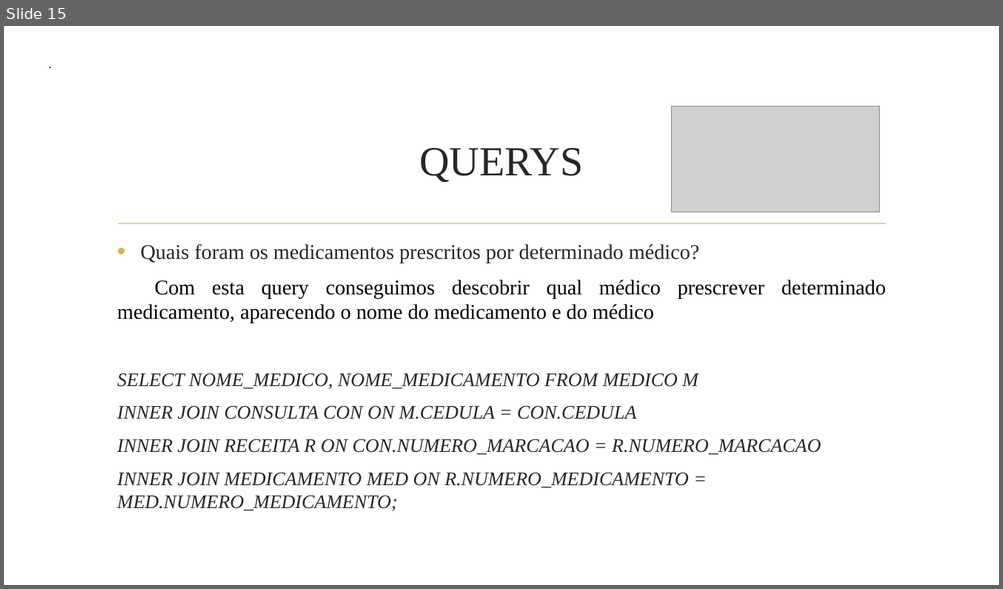
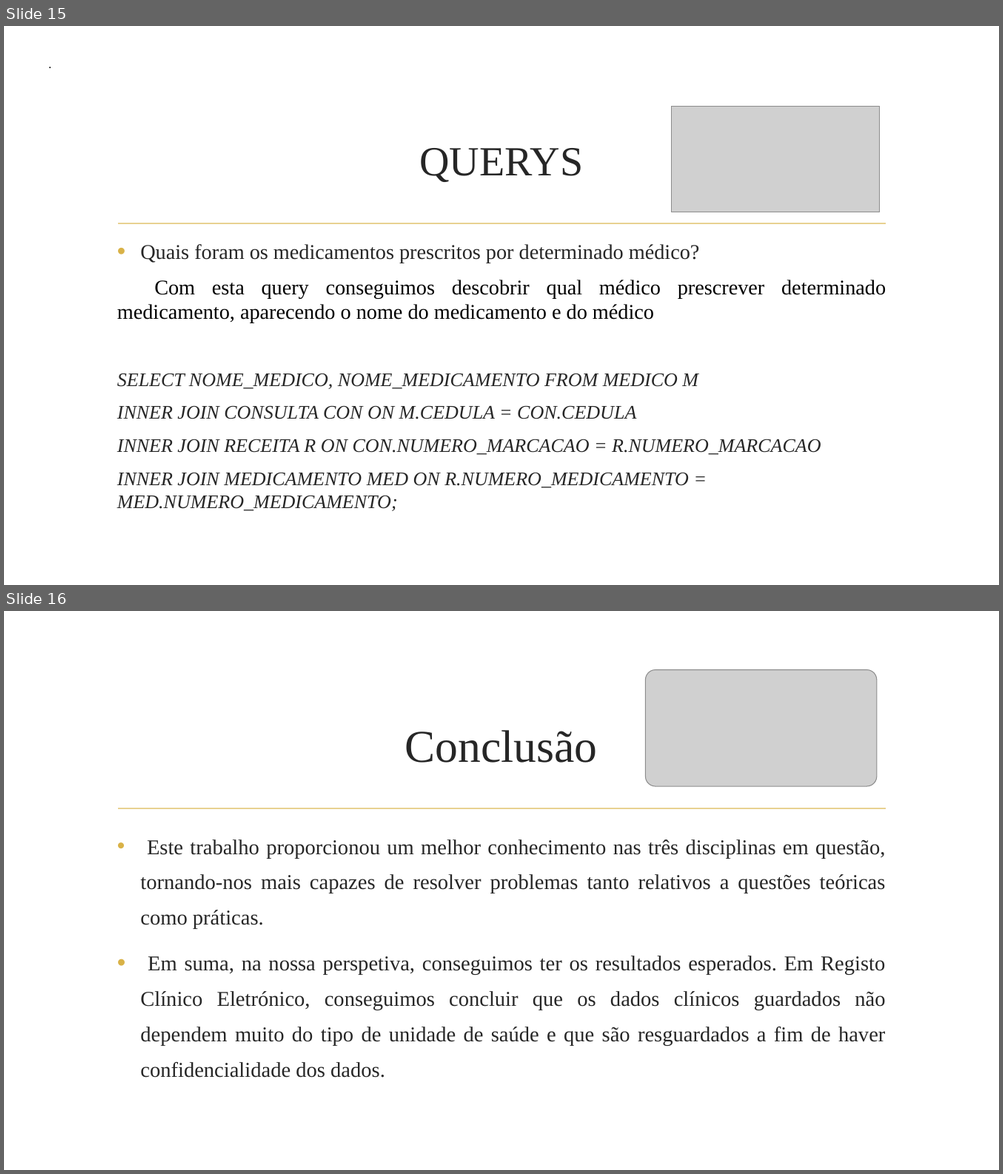
Before and after one commit to marcelo09714/registo-cl-nico-electr-nico-, a slide deck: Apresentação.pptx. Shown one above the other, each under a label of ours: slide 15 before the commit, slides 15 and 16 after it. The pictures are 1003x589 and 1003x1174 pixels, drawn with LibreOffice and Linux fonts; fonts in the diff are those of the drawing; grey boxes stand for pictures; background and template pictures are left out. Boxes give left, top, right and bottom in pixels: in the first picture for what was removed or moved away, otherwise in the second. Text is boxed around its words. In the diff, an @@ line names an element or a change of style, - is before the commit and + after.

```diff
--- a/Apresentação.pptx
+++ b/Apresentação.pptx
@@ slide 16 added at (4, 611, 999, 1170), background picture (left out); not listed: 1 template element that a slide beside it also shows @@
@@ picture added at (646, 670, 877, 786) @@
@@ title added at (405, 730, 597, 763), 44 pt, text #262626 @@
+Conclusão
@@ text added at (140, 840, 885, 1078), 20.4 pt, text #262626 @@
+• Este trabalho proporcionou um melhor conhecimento nas três disciplinas em questão, tornando-nos mais capazes de resolver problemas tanto relativos a questões teóricas como práticas.
+• Em suma, na nossa perspetiva, conseguimos ter os resultados esperados. Em Registo Clínico Eletrónico, conseguimos concluir que os dados clínicos guardados não dependem muito do tipo de unidade de saúde e que são resguardados a fim de haver confidencialidade dos dados.
```
Also in this commit, not shown: 2 slides changed, 1 other slide added, 1 slide removed, 2 other files.
